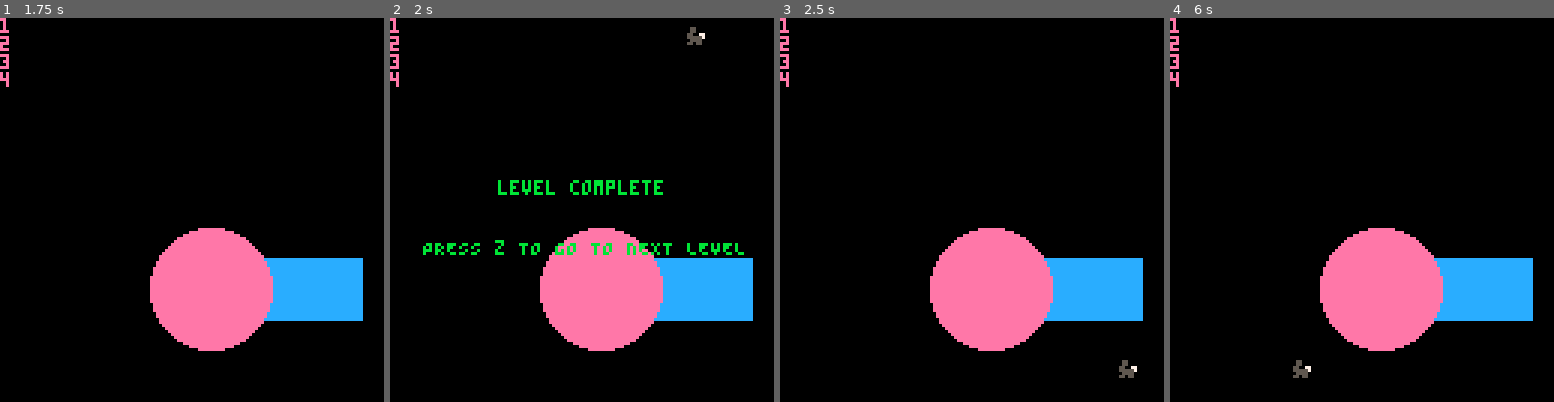
Above: before the commit, frames 1-4 (left to right).
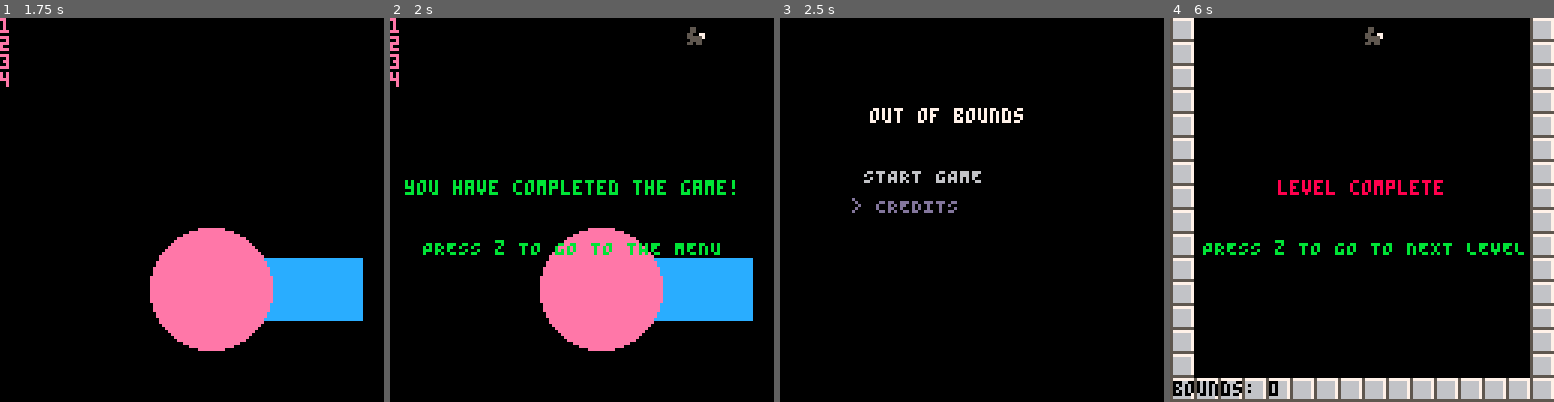
Above: after the commit, the same moments.

Repository: bardunbar/ggj-21
Game: PICO-8 cartridge carts/ggj-21.p8
Same seed, same stepped clock (60 frames per second), same inputs: the game is played once before the commit and once after it.
Inputs:
- Up to frame 1 (1.75 s): tap X (X key) at 0.33, 1.07 s; tap O (Z key) at 0.7, 1.7 s; hold Right from 1.6 s (still down)
- Up to frame 2 (2 s): keep holding Right; tap X (X key) at 1.85 s
- Up to frame 3 (2.5 s): release Right at 2.1 s; tap O (Z key) at 2.1 s; hold Up 2.15-2.42 s; hold Right from 2.47 s (still down)
- Up to frame 4 (6 s): tap O (Z key) every 0.4 s from 2.5 to 5.7 s; tap X (X key) at 2.97, 4.08, 5.2 s; release Right at 3.03 s; hold Left 3.08-3.58 s; hold Down 3.63-3.97 s; hold Right 4.02-4.68 s; hold Up 4.73-5.03 s; hold Left 5.08-5.68 s; hold Down from 5.73 s (still down)

Frame 1 is identical in both runs. In frame 2, 2.0% of the frame differs, in the area x 3-93%, y 42-62%; in frame 3, 14%; in frame 4, 31%, in the area x 0-100%, y 0-100%.

Commit message:
adding flow back to menu

Diff:
--- a/carts/hud.lua
+++ b/carts/hud.lua
@@ -7,7 +7,11 @@
 function hud:update()
     if self.gameContext.isLevelComplete then
         if btnp(4) then
-            self.gameContext:nextLevel()
+            if self.gameContext:hasNextLevel() then
+                self.gameContext:nextLevel()
+            else
+                self.gameContext:goToScreen("mainMenu")
+            end
         end
     end
 end
@@ -15,7 +19,12 @@
 function hud:draw()
     print("bounds: " .. self.gameContext.boundCount, 1, 121, 0)
     if self.gameContext.isLevelComplete then
-        print("level complete", 36, 54, utilities:getHighlightColor())
-        print("PRESS z TO GO TO NEXT LEVEL", 11, 74, 11)
+        if self.gameContext:hasNextLevel() then
+            print("level complete", 36, 54, utilities:getHighlightColor())
+            print("PRESS z TO GO TO NEXT LEVEL", 11, 74, 11)
+        else
+            print("you have completed the game!", 5, 54, utilities:getHighlightColor())
+            print("PRESS z TO GO TO THE MENU", 11, 74, 11)
+        end
     end
 end
--- a/carts/main.lua
+++ b/carts/main.lua
@@ -50,6 +50,10 @@
     end
 end
 
+function gameContext:hasNextLevel()
+    return self.levelIndex and self.levelIndex < #self.levelOrder
+end
+
 -- Main functions
 
 function _init()
